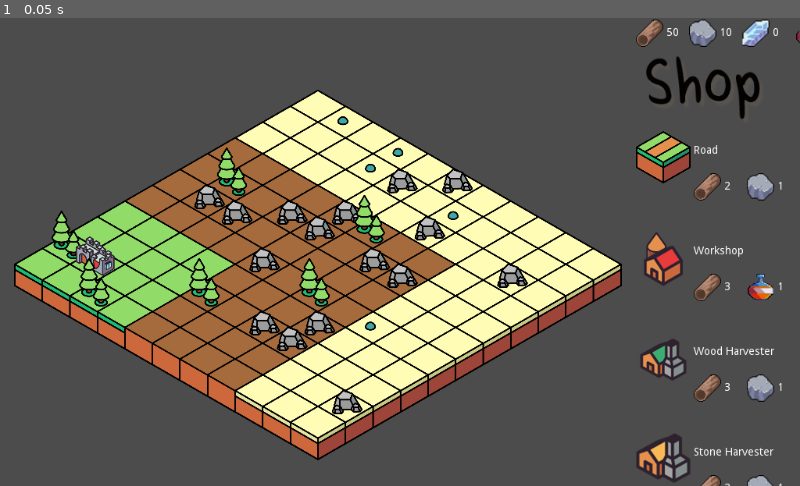
Above: before the commit, frame 1.
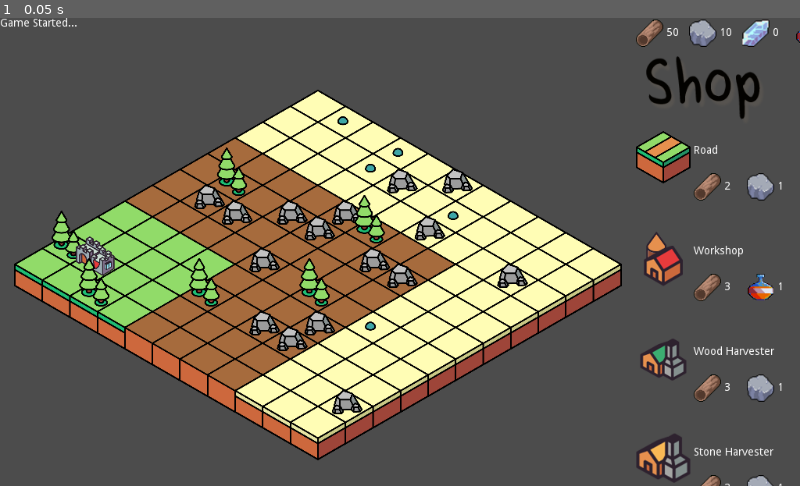
Above: after the commit, the same moment.

Repository: cyrillbrito/gmtk-22
Game: Godot game, scene res://Main/Main.tscn
Same seed, same stepped clock (60 frames per second), same inputs: the game is played once before the commit and once after it.
Inputs:
- Up to frame 1 (0.05 s): no input

The runs differ from the first frame. In frame 1, less than 0.1% of the frame differs, in the area x 0-10%, y 0-2%.

Commit message:
Alerts Added

Diff:
--- a/Main/Main.gd
+++ b/Main/Main.gd
@@ -8,12 +8,14 @@
 var gem = 0
 var mana = 5
 
-#updated on shop script
 export var toolsLevel = 1
 export var gameState = StateEnum.unblocked
+export var alerts = ['Game Started...']
+
 
 func _process(delta):
 	SetResources()
+	SetAlerts()
 
 var random = RandomNumberGenerator.new()
 func RollDice():
@@ -23,8 +25,18 @@
 
 func NextRound():
 	gameRound+=1
-	get_node("SideMenu").day = gameRound
+	$SideMenu.day = gameRound
 	mana += 5
+
+func SetAlerts():
+	$alertsLabel.text = ""
+	for alert in alerts:
+		$alertsLabel.text += alert + '\n'
+
+func AddAlert(newAlert):
+	if(alerts.size()>6):
+		alerts.remove(0)
+	alerts.append(newAlert)
 
 func SetResources():
 	get_node("SideMenu/MarginContainer/Resources/Wood/Quantity").text = str(wood)
@@ -45,15 +57,15 @@
 	RemoveResources(_wood, _stone, _gem, _mana)
 	if(building != null):
 		gameState = StateEnum.blocked
-		get_node("Map").placeBuilding(building)
+		$Map.placeBuilding(building)
 
 
 func gatherWood():
 	if gameState != StateEnum.unblocked:
-		print('Game State is not unblocked')
+		AddAlert('Dice already rolling!')
 		return
 	if mana < 1:
-		print('You need at least 1 mana')
+		AddAlert('You need at least 1 mana')
 		return
 	gameState = StateEnum.rolling
 	mana -= 1
@@ -64,13 +76,13 @@
 
 func gatherStone():
 	if gameState != StateEnum.unblocked:
-		print('Dice already rolling!')
+		AddAlert('Dice already rolling!')
 		return
 	if toolsLevel < 2:
-		print('You need wodden tools to gather stone')
+		AddAlert('You need wodden tools to gather stone')
 		return
 	if mana < 1:
-		print('You need at least 1 mana')
+		AddAlert('You need at least 1 mana')
 		return
 	gameState = StateEnum.rolling
 	mana -= 1
@@ -81,13 +93,13 @@
 
 func gatherGem():
 	if gameState != StateEnum.unblocked:
-		print('Dice already rolling!')
+		AddAlert('Dice already rolling!')
 		return
 	if toolsLevel < 3:
-		print('You need stone tools to gather gems')
+		AddAlert('You need stone tools to gather gems')
 		return
 	if mana < 1:
-		print('You need at least 1 mana')
+		AddAlert('You need at least 1 mana')
 		return
 	gameState = StateEnum.rolling
 	mana -= 1
--- a/Main/Main.tscn
+++ b/Main/Main.tscn
@@ -20,3 +20,8 @@
 [node name="Map" parent="." instance=ExtResource( 3 )]
 position = Vector2( 53.1414, 294.431 )
 scale = Vector2( 0.25, 0.25 )
+
+[node name="alertsLabel" type="Label" parent="."]
+margin_right = 311.0
+margin_bottom = 155.0
+rect_min_size = Vector2( 300, 150 )
--- a/Map.gd
+++ b/Map.gd
@@ -140,6 +140,6 @@
 			tileMap2.set_cellv(mousePos, cell)
 
 func placeBuilding(building):
-	print("Placing Building")
+	mainNode.AddAlert("Place Building")
 	placing = building
 	mainNode.gameState = StateEnum.unblocked
--- a/SideMenu/Dice.gd
+++ b/SideMenu/Dice.gd
@@ -3,13 +3,14 @@
 signal result
 
 var random = RandomNumberGenerator.new()
+onready var mainNode = get_node("/root/Main")
 
 func _ready():
 	random.randomize()
 
 func roll():
 	var diceValue = random.randi_range(1, 6)
-	print('Rolling Dice...')
+	mainNode.AddAlert('Rolling Dice...')
 	yield(get_tree().create_timer(2), "timeout")
-	print('Rolled a ', diceValue)
+	mainNode.AddAlert('Rolled a ' + str(diceValue))
 	return diceValue
--- a/SideMenu/ShopItem.gd
+++ b/SideMenu/ShopItem.gd
@@ -48,9 +48,8 @@
 		get_node("HBoxContainer2/VBoxContainer/Price").add_child(manaIconScene)
 
 func _on_TextureButton_pressed():
-	print("Bought")
+	mainScene.AddAlert("Bought " + ItemName)
 	mainScene.Buy(WoodPrice, StonePrice, GemPrice, ManaPrice,Building)
-	print(shopScene.name)
 	shopScene.UpdateShop(ItemName);
 
 
--- a/SideMenu/SideMenu.gd
+++ b/SideMenu/SideMenu.gd
@@ -2,17 +2,15 @@
 
 enum StateEnum {rolling, blocked, unblocked}
 onready var mainNode = get_parent()
-onready var colorRect = get_node("ColorRect")
 onready var dayLabel = get_node("MarginContainer/DayLabel")
 export var day = 1;
 
 func _process(delta):
 	if mainNode.gameState == StateEnum.unblocked:
-		colorRect.visible = false
-	else: colorRect.visible = true
-#	print("Day "+ str(day) +" / 10")
+		$ColorRect.visible = false
+	else: $ColorRect.visible = true
 	dayLabel.text = "Day "+ str(day) +" / 10"
 
 func _on_NextRoundBtn_pressed():
 	mainNode.NextRound()
-	print("NextDay")
+	mainNode.AddAlert("New Day")
